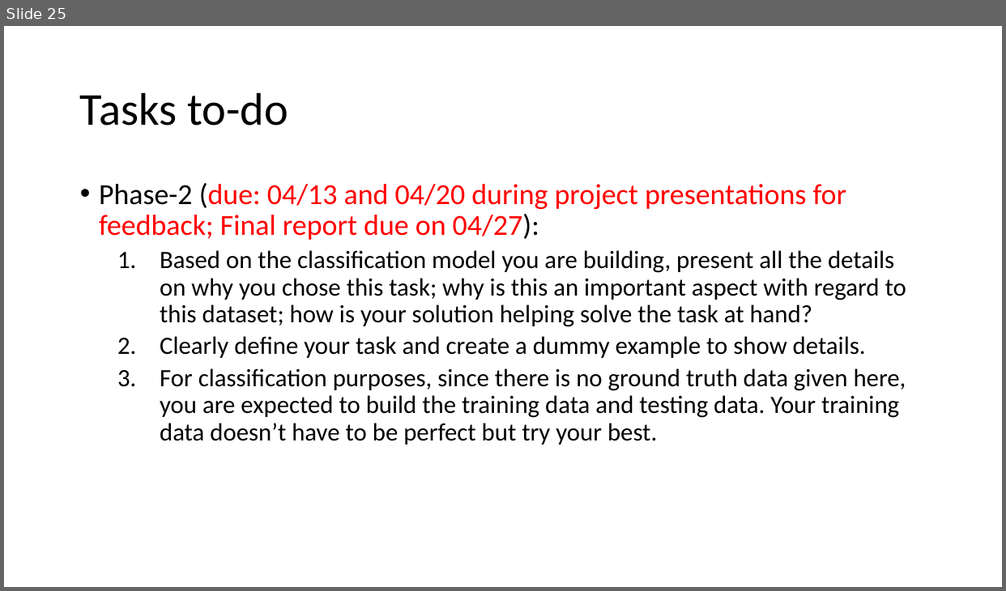
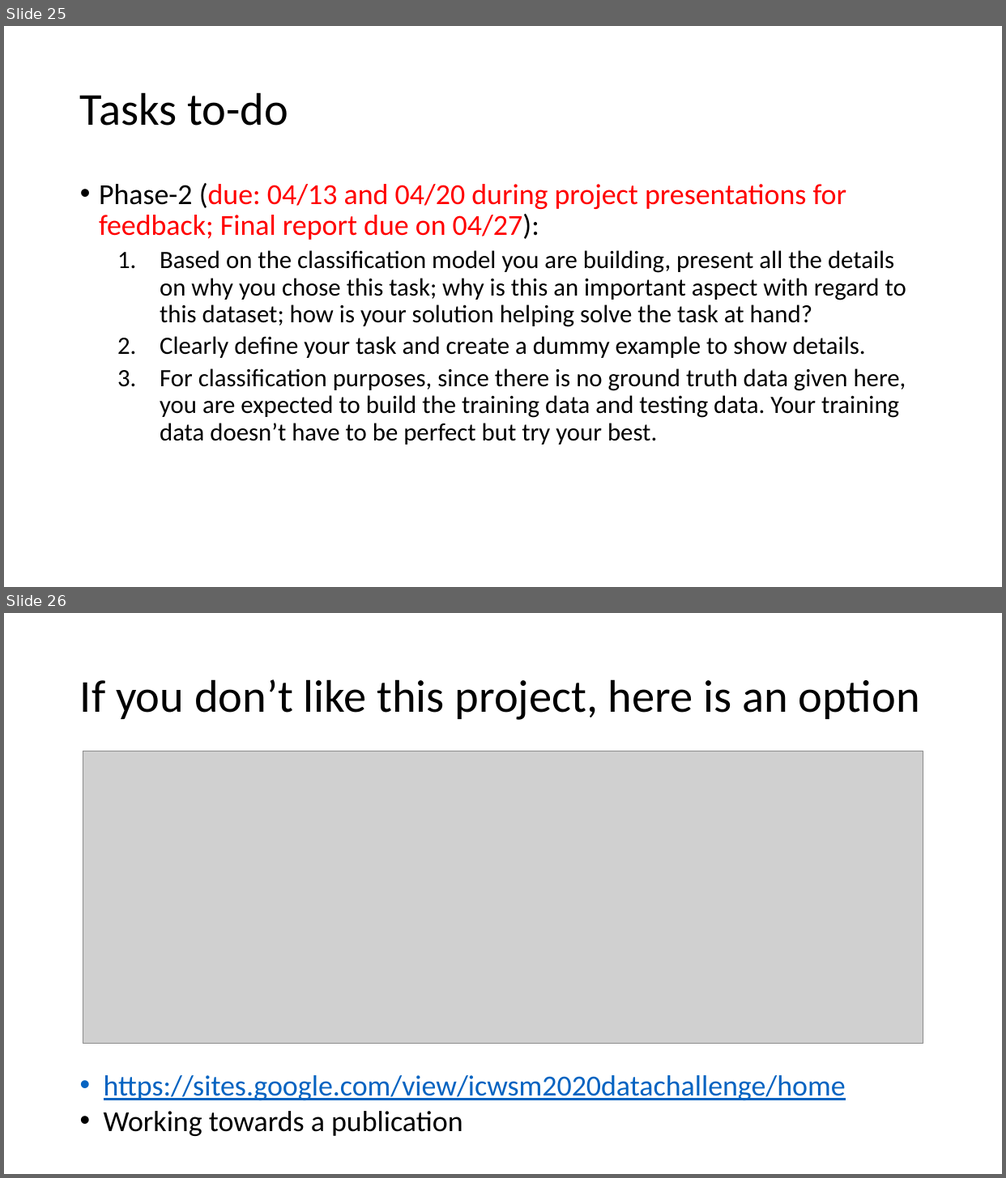
Before and after one commit to predictivemodeling/predictivemodeling.github.io, a slide deck: Lectures/Lecture-6.pptx. Shown one above the other, each under a label of ours: slide 25 before the commit, slides 25 and 26 after it. The pictures are 1006x591 and 1006x1178 pixels, drawn with LibreOffice and Linux fonts; fonts in the diff are those of the drawing; grey boxes stand for pictures. Boxes give left, top, right and bottom in pixels: in the first picture for what was removed or moved away, otherwise in the second. Text is boxed around its words. In the diff, an @@ line names an element or a change of style, - is before the commit and + after.

```diff
--- a/Lectures/Lecture-6.pptx
+++ b/Lectures/Lecture-6.pptx
@@ slide 26 added at box(4, 613, 1002, 1174), background #FFFFFF @@
@@ title added at box(80, 679, 920, 720), 44 pt, text #000000 @@
+If you don’t like this project, here is an option
@@ picture added at box(83, 752, 923, 1043) @@
@@ text added at box(104, 1076, 846, 1136), 28 pt, text #0563C1, underline @@
+• https://sites.google.com/view/icwsm2020datachallenge/home
+• Working towards a publication
```
